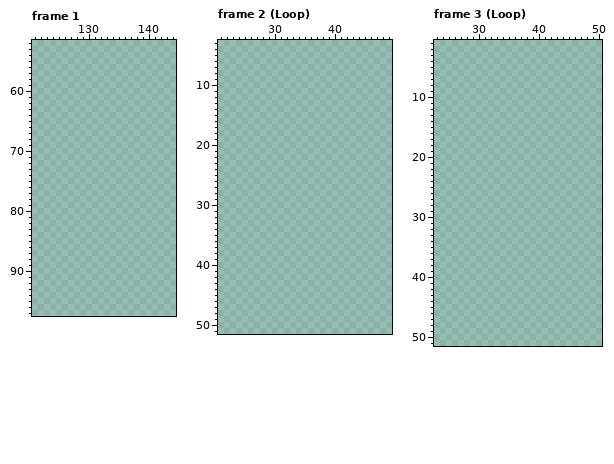
A pixel-art file gets an edit: Assets/character/Main Character/Character_front.aseprite. That is the earlier state.
240x288 pixels, 7 frames. Colours within 5 levels of each other are drawn and written as one. Shown: frame 1: x 121..144, y 52..97; frame 2 (Loop): x 21..49, y 3..51; frame 3 (Loop): x 23..50, y 1..51. The commit also changed other frames or places, which this record leaves out.
The same view after the edit:
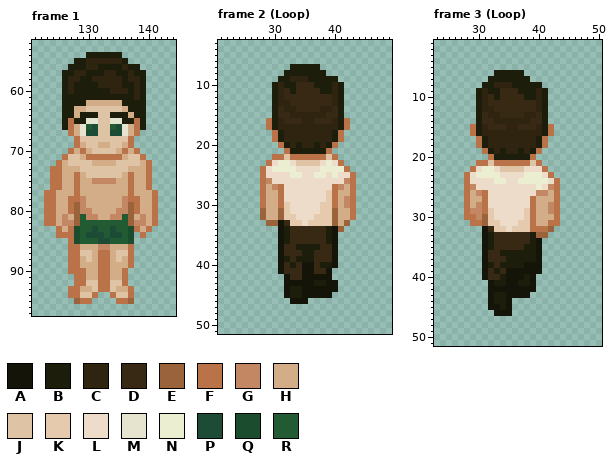
Palette (. is transparent): A #141508  B #1c1d0a  C #2e2410  D #372913  E #9b633b  F #ba7349  G #c48764  H #d2ad87  J #dec4a5  K #e5caae  L #eedcca  M #e6e3ce  N #eceed2  P #1c4b36  Q #1c4c2e  R #215a33
From the commit log: character kann jetzt nach hinten laufen
Change:
--- frame 1, layer "Layer 5"
@@ x 121..144 @@
 53 ........................
-54 ........................
-55 ........................
-56 ........................
-57 ........................
-58 ........................
-59 ........................
-60 ........................
-61 ........................
-62 ........................
-63 ........................
-64 ........................
-65 ........................
-66 ........................
-67 ........................
-68 ........................
-69 ........................
-70 ........................
-71 ........................
-72 ........................
-73 ........................
-74 ........................
-75 ........................
-76 ........................
-77 ........................
-78 ........................
-79 ........................
-80 ........................
-81 ........................
-82 ........................
-83 ........................
-84 ........................
-85 ........................
-86 ........................
-87 ........................
-88 ........................
-89 ........................
-90 ........................
-91 ........................
-92 ........................
-93 ........................
-94 ........................
-95 ........................
+54 .........BBBBBB.........
+55 .......BBCCCCCCB........
+56 ......BBBCCBBBBCBB......
+57 .....BBCCBBBCCBBCBB.....
+58 .....BCCBBCCCCCBCCB.....
+59 .....BCBBBBCCCCBBCB.....
+60 .....BCBBBBBBCCCBCB.....
+61 .....BBBBBBBBBBBBCB.....
+62 .....BBBBHHHHHHBBBB.....
+63 .....BBHHJJJJJJHBBB.....
+64 .....BBHBBBJJBBBHBB.....
+65 .....BFBBMMJJMMBBFB.....
+66 .....BFHMRPJJRPMHFB.....
+67 ......FHMPPJJPPMHF......
+68 .......FJJJJJJJJF.......
+69 .......FHJJHHJJHF.......
+70 ......FHFHJJJJHFHF......
+71 .....FJJHFFFFFFHJJF.....
+72 ....FHJJJJHHHHJJJJHF....
+73 ...FFHHHJJJJJJJJHHHF....
+74 ...FFHHFHJJJJJJHFHHF....
+75 ...FFHHFHHGGGGHHFHHF....
+76 ...FFHHFHHHHHHHHFHHF....
+77 ..FFHHHFHHHHHHHHFHHHF...
+78 ..FFHHFFGHHHHHHGFFHHF...
+79 ..FFHHFEGHHHHHHGEFHHF...
+80 ..FFHHFEGGHHHHGGEFHHF...
+81 ..FFHGHERGGHHGGREHGHF...
+82 ..FFHGGERRRRRRRREGGHF...
+83 ....FHFQRRPRRPRRQFHF....
+84 ....FFFQRPPPRPPRQ.F.....
+85 ......FQRRRPPRRRQ.......
+86 ......FFHHHGGHHHF.......
+87 ......FFJJHFFHJJF.......
+88 ......FFHJHFFHJHF.......
+89 ......FFHHHFFHHHF.......
+90 ......FFFHHFFHHF........
+91 .......FFHHFFHHF........
+92 .......FFJJFFJJF........
+93 ......FFHHJFFJHHF.......
+94 ......FFJJF..FJJF.......
+95 .......EFF....FFE.......
 96 ........................
--- frame 2 (Loop), layer "Layer 5"
@@ x 26..45 @@
  6 ....................
- 7 ....................
- 8 ....................
- 9 ....................
-10 ....................
-11 ....................
-12 ....................
-13 ....................
-14 ....................
-15 ....................
-16 ....................
-17 ....................
-18 ....................
-19 ....................
-20 ....................
-21 ....................
-22 ....................
-23 ....................
-24 ....................
-25 ....................
-26 ....................
-27 ....................
-28 ....................
-29 ....................
-30 ....................
-31 ....................
-32 ....................
-33 ....................
-34 ....................
-35 ....................
-36 ....................
-37 ....................
-38 ....................
-39 ....................
-40 ....................
-41 ....................
-42 ....................
-43 ....................
-44 ....................
-45 ....................
-46 ....................
+ 7 .......BBBBB........
+ 8 ......BBBBBBB.......
+ 9 .....BBCCCBBBBB.....
+10 ....BCBBDDDBBBCB....
+11 ....BCDBDDDDBBCB....
+12 ....BCDDDDDDDDCB....
+13 ....BCCDDDDDDDCB....
+14 ....BDCCDDDDCCDB....
+15 ....BDDCCCCCCDDB....
+16 ...FBCDDDCCDDDCBF...
+17 ...FBCCCCCCCCCCBF...
+18 ....FBCCCCCCCCBF....
+19 ....FBCCCCCCCCBF....
+20 .....FBCBCCBCBF.....
+21 ......FBBBBBBF......
+22 ....FFJFFFFFFJF.....
+23 ...FLNNLJJJJLNLF....
+24 ..FLNNNNLLLLNNNNF...
+25 ..FLLLLNNLLNNLNLLF..
+26 ..FGLLLLLLLLLLLLGF..
+27 ..FHGFLLLLLLLLFGHF..
+28 ..FHHFLLLLLLLKFHHF..
+29 ..FHHFLLLLLLLKFHGF..
+30 ..FHHFKLLLLLKKFHGF..
+31 ..EHHEKLLLLLKKEHHF..
+32 ..EHHEKKLLLKKKEHHF..
+33 ...EEADKKLKKKKEHE...
+34 .....ABDDDDDDBAE....
+35 .....ABDDDDDDBA.....
+36 .....ABDDDDDDBA.....
+37 .....ADDBBBBDDA.....
+38 .....ADDDBBDDDA.....
+39 .....ABDBBBDDDA.....
+40 .....ADBDAADBBA.....
+41 .....ADDDAADDA......
+42 ......ADDAAAAA......
+43 ......AAAAABBAA.....
+44 ......ABBAAAAAA.....
+45 ......ABBAAAAA......
+46 .......AAA..........
 47 ....................
--- frame 3 (Loop), layer "Layer 5"
@@ x 23..50 @@
  5 ............................
- 6 ............................
- 7 ............................
- 8 ............................
- 9 ............................
-10 ............................
-11 ............................
-12 ............................
-13 ............................
-14 ............................
-15 ............................
-16 ............................
-17 ............................
-18 ............................
-19 ............................
-20 ............................
-21 ............................
-22 ............................
-23 ............................
-24 ............................
-25 ............................
-26 ............................
-27 ............................
-28 ............................
-29 ............................
-30 ............................
-31 ............................
-32 ............................
-33 ............................
-34 ............................
-35 ............................
-36 ............................
-37 ............................
-38 ............................
-39 ............................
-40 ............................
-41 ............................
-42 ............................
-43 ............................
-44 ............................
-45 ............................
-46 ............................
+ 6 ..........BBBBB.............
+ 7 .........BBBBBBB............
+ 8 ........BBCCCBBBBB..........
+ 9 .......BCBBDDDBBBCB.........
+10 .......BCDBDDDDBBCB.........
+11 .......BCDDDDDDDDCB.........
+12 .......BCCDDDDDDDCB.........
+13 .......BDCCDDDDCCDB.........
+14 .......BDDCCCCCCDDB.........
+15 ......FBCDDDCCDDDCBF........
+16 ......FBCCCCCCCCCCBF........
+17 .......FBCCCCCCCCBF.........
+18 .......FBCCCCCCCCBF.........
+19 ........FBCBCCBCBF..........
+20 .........FBBBBBBF...........
+21 .......FFJFFFFFFJF..........
+22 ......FLNNLJJJJLLLF.........
+23 .....FLNNNNLLLLNNNLF........
+24 .....FLLLLNNLLNNNNNLF.......
+25 .....FGLLLLLLLLLLNLGF.......
+26 .....FHGFLLLLLLLLGGHF.......
+27 .....FHHFLLLLLLLFHHHF.......
+28 .....FHGFLLLLLLLFHHGF.......
+29 .....FGGFKLLLLLKFHHGF.......
+30 .....FFGEKLLLLLKFHHHF.......
+31 ......FFEKKLLLKKFHHFF.......
+32 ........ADKKLKKKFFFE........
+33 ........ABDDDDDDBEE.........
+34 ........ABDDDDDDBA..........
+35 ........ABDDDDDBBA..........
+36 ........ADDBBBBBBA..........
+37 ........ADDDBBBBBA..........
+38 ........ABDBBBBAAA..........
+39 ........ADBDAAAAAA..........
+40 ........ADDBAAABA...........
+41 .........ABBAABBA...........
+42 .........AAAAAAAA...........
+43 .........ABBAAAA............
+44 .........ABBA...............
+45 .........AABA...............
+46 ..........AAA...............
 47 ............................
Changed places in both pictures, as pixel boxes (x1, y1, x2, y2):
added: (44, 52, 158, 304)
added: (260, 64, 356, 304)
added: (464, 70, 560, 316)
